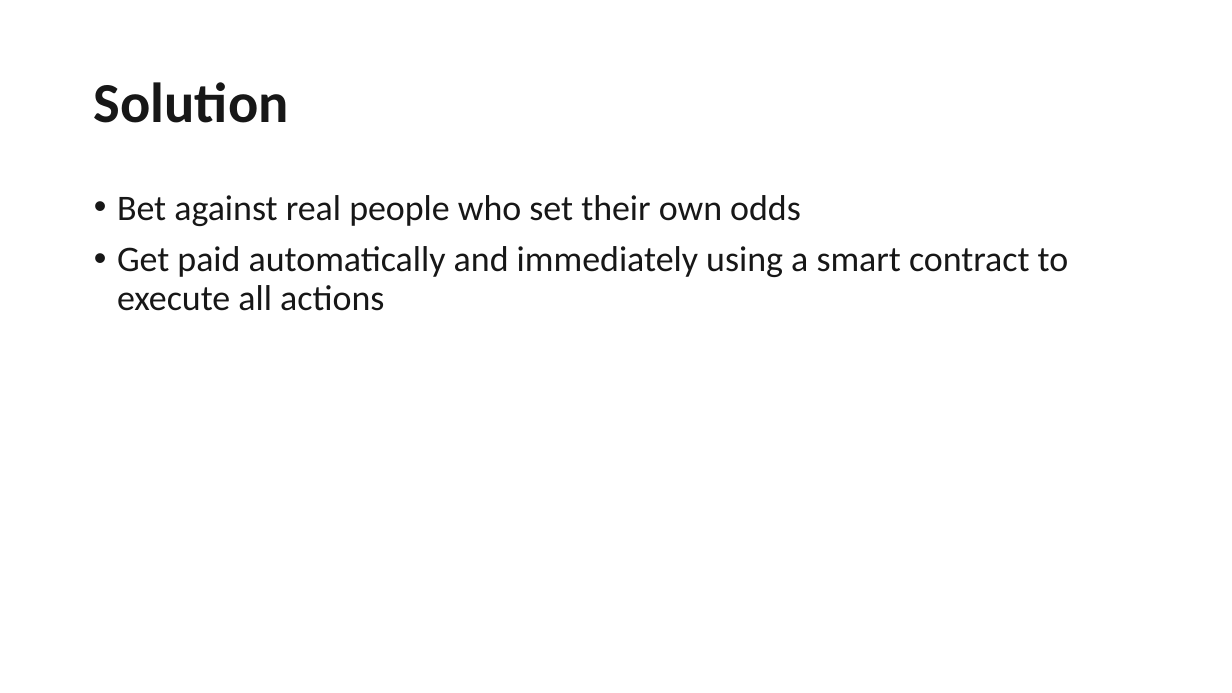
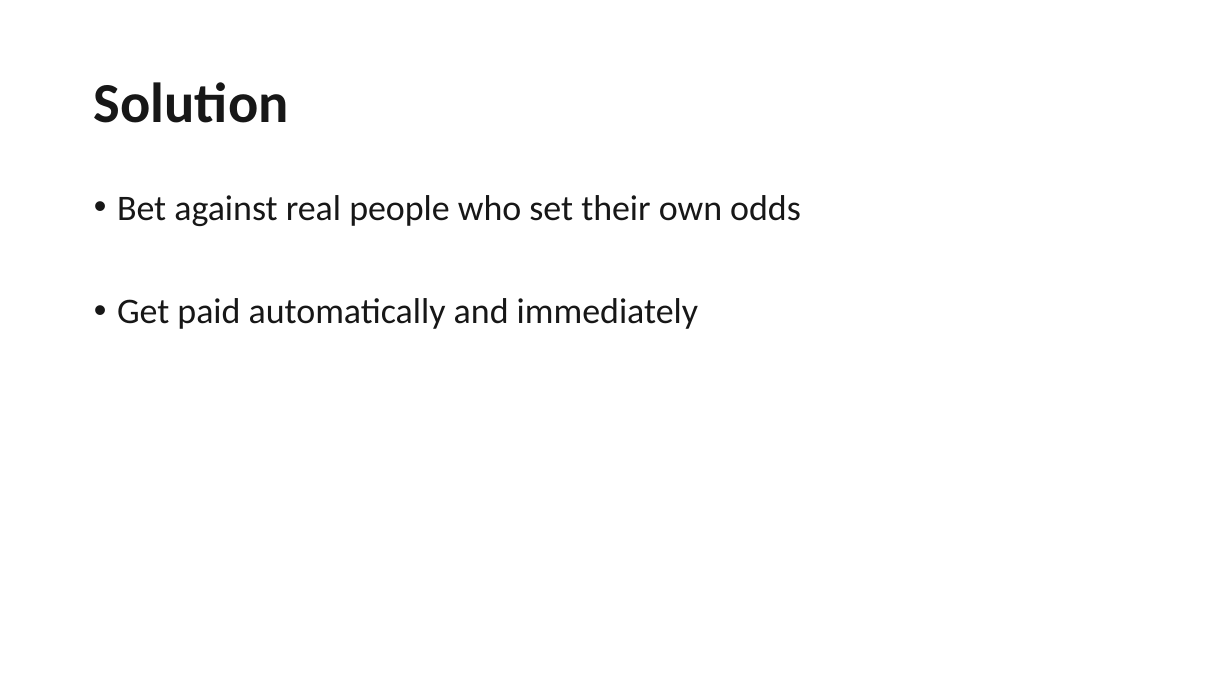
Before and after one commit to geektechniquestudios/ChessWager, a slide deck: slide 3 of brand-assets/pitch-deck/ChessWagerPitchDeck.pptx. Drawn at 1232x693 pixels with LibreOffice and Linux fonts; fonts in the diff are those of the drawing. Boxes give left, top, right and bottom in pixels: in the first picture for what was removed or moved away, otherwise in the second. Text is boxed around its words. In the diff, an @@ line names an element or a change of style, - is before the commit and + after.

```diff
--- a/brand-assets/pitch-deck/ChessWagerPitchDeck.pptx
+++ b/brand-assets/pitch-deck/ChessWagerPitchDeck.pptx
@@ text at bbox=[117, 298, 698, 329]: text changed @@
-• Get paid automatically and immediately using a smart contract to execute all actions
+• Get paid automatically and immediately
```
Also in this commit, not shown: 4 other slides changed, 2 slides added.
